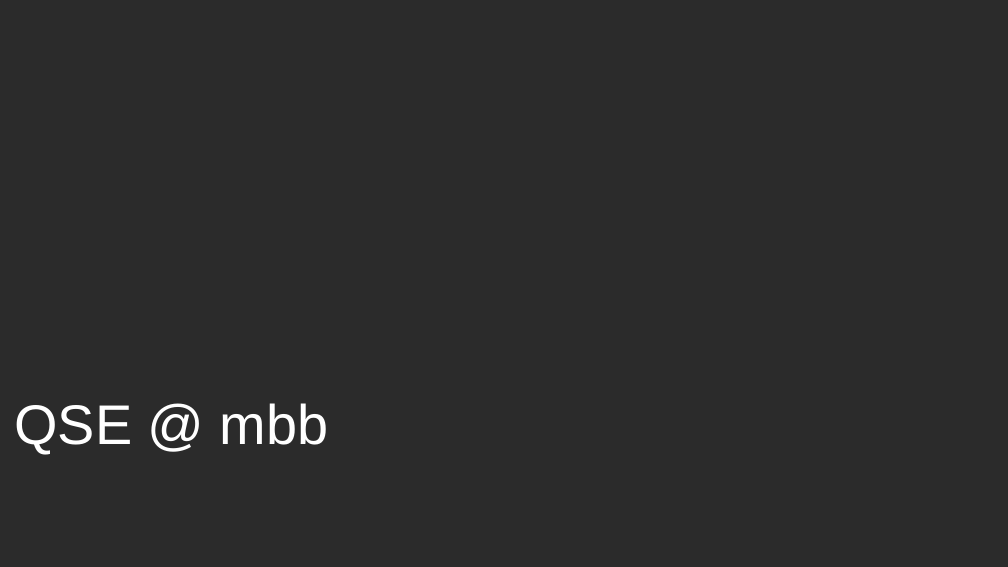
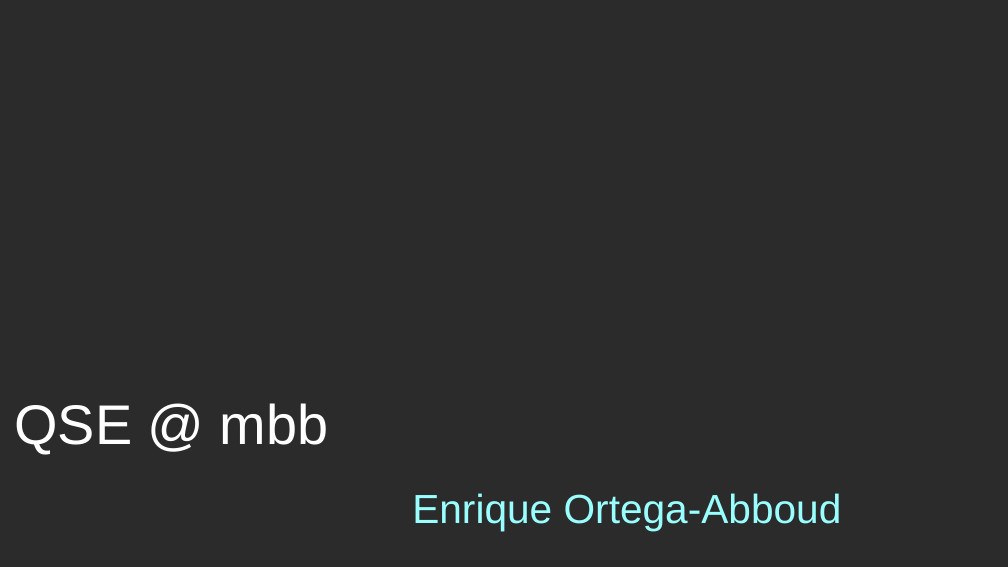
Before and after one commit to 3nrique0/tutorials, a slide deck: slide 1 of qse_qsub/qsub.odp. Drawn at 1008x567 pixels with LibreOffice and Linux fonts; fonts in the diff are those of the drawing; background and template pictures are left out; a plain dark background stands for a picture behind light text. Boxes give left, top, right and bottom in pixels: in the first picture for what was removed or moved away, otherwise in the second. Text is boxed around its words. In the diff, an @@ line names an element or a change of style, - is before the commit and + after.

```diff
--- a/qse_qsub/qsub.odp
+++ b/qse_qsub/qsub.odp
@@ title added at box(412, 493, 842, 530), 32 pt, text #99FFFF @@
+Enrique Ortega-Abboud
```
Also in this commit, not shown: 9 other slides changed, 6 slides added.
